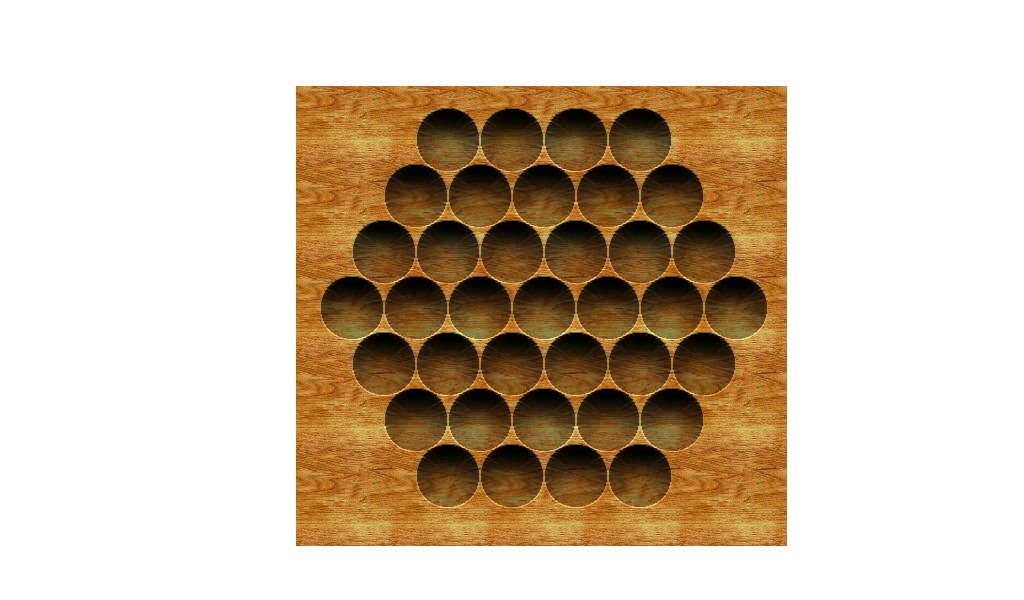
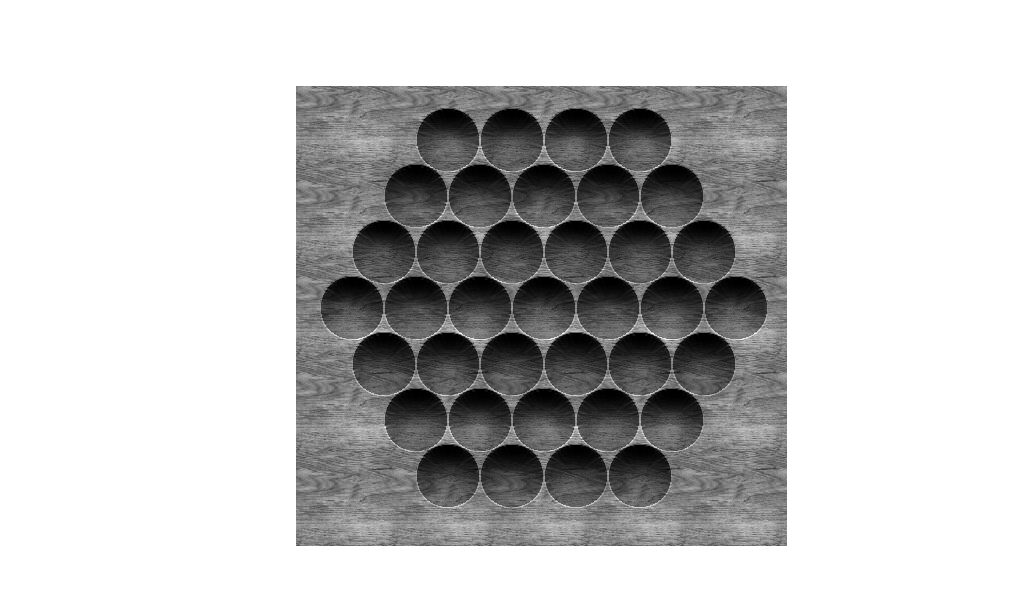
Before/after of a 1024 x 600 layered artwork. What changed in the layer stack:
painted on "Layer #2" over [296,86,787,546]
